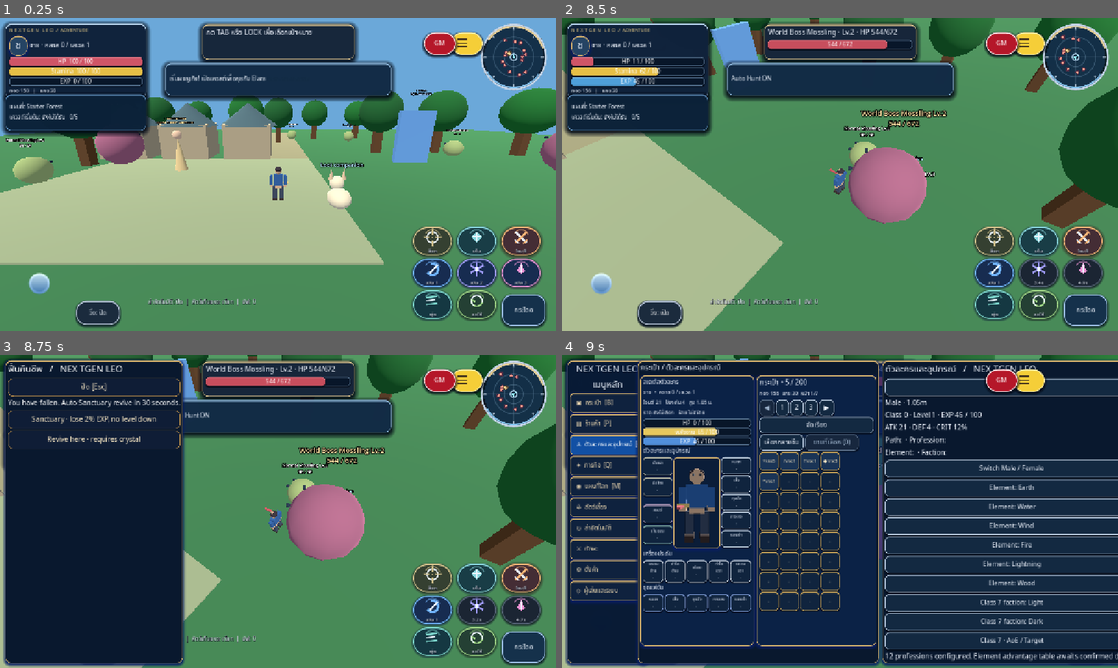
Above: before the commit, frames 1-4 (two rows, left to right).
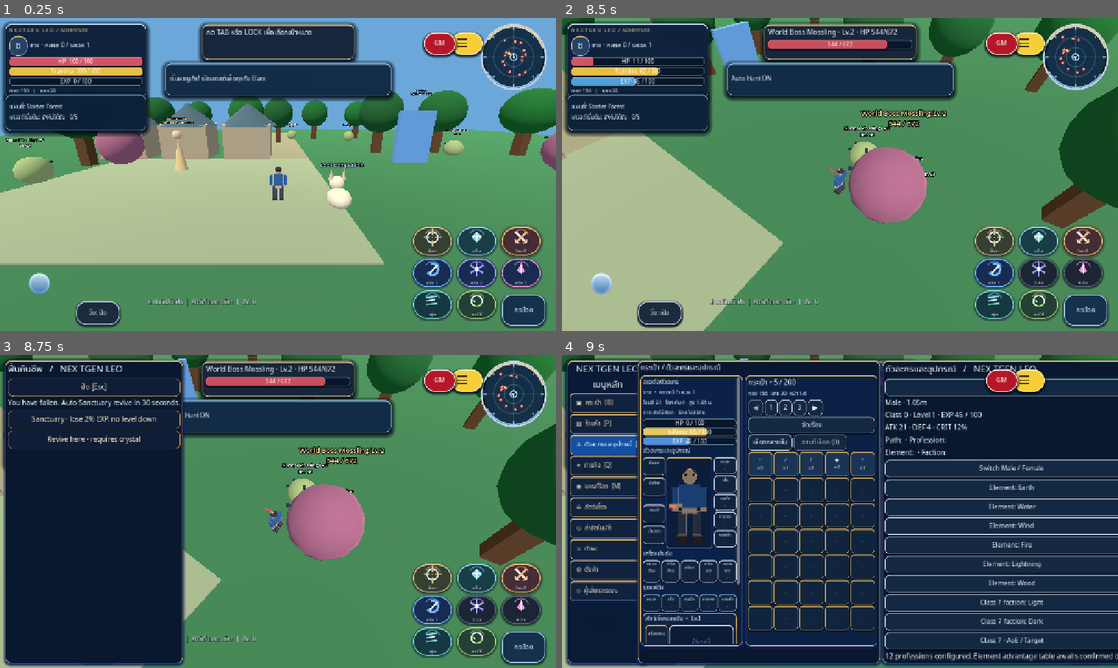
Above: after the commit, the same moments.

Repository: redfullmoon209-debug/NexTgenLeo
Game: Godot game, scene res://scenes/main.tscn
Two runs of this game, one before a commit and one after it. Both use one fixed random seed, a clock stepped at 60 frames per second and the inputs below.
Inputs (mouse positions are in pixels of both pictures, inside the frame that each line leads up to):
- Up to frame 1 (0.25 s): no input
- Up to frame 2 (8.5 s): click "กระโดด" at 0.5 s; tap Enter at 1.25 s; move the mouse to (962, 158) at 1.27 s; hold D 1.28-2 s; tap Tab at 1.35 s; click (962, 158) at 1.42 s; tap Space at 1.52, 4.52, 7.52 s; drag from (728, 190) to (812, 237) at 2.02 s; move the mouse to (895, 105) at 2.77 s; hold D 2.78-3.5 s; tap 1 at 2.85 s; click (895, 105) at 2.92 s; drag from (812, 237) to (673, 127) at 3.52 s; move the mouse to (1006, 221) at 4.27 s; hold A 4.28-5 s; tap 3 at 4.35 s; click (1006, 221) at 4.42 s; drag from (673, 127) to (756, 96) at 5.02 s; move the mouse to (867, 174) at 5.77 s; hold S 5.78-6.5 s; tap H at 5.85 s; click (867, 174) at 5.92 s; drag from (756, 96) to (728, 190) at 6.52 s; move the mouse to (962, 158) at 7.27 s; hold W 7.28-8 s; tap B at 7.35 s; click (962, 158) at 7.42 s; drag from (728, 190) to (812, 237) at 8.02 s
- Up to frame 3 (8.75 s): no input
- Up to frame 4 (9 s): move the mouse to (895, 442) at 8.77 s; hold S from 8.78 s (still down); tap C at 8.85 s; click (895, 442) at 8.92 s

Frames 1-3 are identical in both runs. In frame 4, 9.4% of the frame differs, in the area x 14-58%, y 1-100%.

Commit message:
Fit 200-slot paginated grid; add pet silhouette, live model preview and 6 independent pet equipment slots

Diff:
--- a/scripts/gameplay.gd
+++ b/scripts/gameplay.gd
@@ -62,6 +62,8 @@
 var bag_equipment_buttons: Array[Button] = []
 var bag_equipment_frame: HBoxContainer
 var bag_slot_regions: Dictionary = {}
+var pet_gear_buttons: Array[Button] = []
+var bag_pet_preview_frame: PanelContainer
 var bag_character_preview: SubViewportContainer
 var bag_preview_stage: Node3D
 var bag_preview_model: Node3D
@@ -1102,10 +1104,10 @@
 		target = -1
 		world.auto_destination = Vector3.INF
 
-func _pickup() -> void:
+func _pickup(radius: float = 4.0) -> void:
 	for i in range(drops.size() - 1, -1, -1):
 		var drop: Dictionary = drops[i]
-		if world.player.position.distance_to(drop.node.position) <= 4 and GameState.add_item(drop.id):
+		if world.player.position.distance_to(drop.node.position) <= radius and GameState.add_item(drop.id):
 			GameState.gold += int(drop.gold)
 			drop.node.queue_free()
 			drops.remove_at(i)
@@ -1178,7 +1180,7 @@
 		pet.position = pet.position.lerp(destination, delta * 3)
 		pet.position.y = 0.05 + sin(animation_time * 5) * 0.07
 		if GameState.hp > 0:
-			_pickup()
+			_pickup(GameState.pet_pickup_radius())
 	save_timer += delta
 	if save_timer > 10:
 		save_timer = 0
@@ -1658,6 +1660,7 @@
 		bag_bulk_selection.clear()
 	bag_equipment_buttons.clear()
 	bag_slot_regions.clear()
+	pet_gear_buttons.clear()
 	var portrait_bag := world.get_viewport().get_visible_rect().size.y > world.get_viewport().get_visible_rect().size.x
 	var wide := panel.size.x >= 550.0 and not portrait_bag
 	var panes: BoxContainer = HBoxContainer.new() if wide else VBoxContainer.new()
@@ -1759,7 +1762,9 @@
 	]:
 		_bag_equipment_slot(str(slot_def.id), str(slot_def.title), "fashion", fashion_row, Color("829fda"), 40.0)
 
-	# Red area: smaller inventory cells with independent vertical scrolling.
+	_build_bag_pet_section(character)
+
+	# Inventory page: fixed-size slots and numbered pages, no inner scrolling.
 	bag_inventory_panel = PanelContainer.new()
 	bag_inventory_panel.name = "InventoryRight"
 	bag_inventory_panel.set_meta("leo_fantasy_skin", true)
@@ -1777,10 +1782,13 @@
 	inventory_column.add_child(inventory_summary)
 	# No vertical scrolling inside the item grid. Screen capacity determines
 	# how many of the fixed 200 slots are visible per numbered page.
-	var grid_width: float = maxf(180.0, (panel.size.x - 300.0) if wide else (panel.size.x - 38.0))
-	var grid_columns: int = clampi(int(grid_width / 54.0), 3, 5 if portrait_bag else 6)
+	# Reserve character pane (230), frame padding and separation before
+	# sizing the right grid. The old estimate subtracted 300px and clipped cells.
+	var grid_width: float = maxf(180.0, (panel.size.x - 263.0) if wide else (panel.size.x - 28.0))
+	var grid_columns: int = clampi(int(grid_width / 52.0), 3, 5)
+	var slot_side: float = clampf(floorf((grid_width - float(grid_columns - 1) * 3.0) / float(grid_columns)), 40.0, 62.0)
 	var usable_height: float = maxf(140.0, panel.size.y - (235.0 if panel == bag_dock_panel else 269.0))
-	var grid_rows: int = clampi(int(usable_height / 54.0), 3, 12)
+	var grid_rows: int = clampi(int(usable_height / (slot_side + 3.0)), 3, 12)
 	bag_page_size = clampi(grid_columns * grid_rows, grid_columns * 3, 100)
 	bag_page_count = maxi(1, int(ceil(200.0 / float(bag_page_size))))
 	bag_page = clampi(bag_page, 0, bag_page_count - 1)
@@ -1822,6 +1830,7 @@
 	bag_slot_grid = GridContainer.new()
 	bag_slot_grid.name = "InventorySlots"
 	bag_slot_grid.columns = grid_columns
+	bag_slot_grid.size_flags_horizontal = Control.SIZE_EXPAND_FILL
 	bag_slot_grid.add_theme_constant_override("h_separation", 3)
 	bag_slot_grid.add_theme_constant_override("v_separation", 3)
 	inventory_column.add_child(bag_slot_grid)
@@ -1834,7 +1843,7 @@
 		if index < GameState.inventory.size():
 			var slot: Dictionary = GameState.inventory[index]
 			var item: Dictionary = GameState.balance.items.get(slot.id, {})
-			slot_text = "%s\\nx%d" % [str(item.get("icon", "◆")), int(slot.count)]
+			slot_text = "%s\nx%d" % [str(item.get("icon", "◆")), int(slot.count)]
 			item_tip = "%s ×%d" % [str(item.get("name", slot.id)), int(slot.count)]
 		if bag_bulk_mode and bag_bulk_selection.has(index):
 			slot_text = "✓ " + slot_text
@@ -1845,7 +1854,9 @@
 				_item_menu(index)
 		, bag_slot_grid)
 		button.name = "InventorySlot%d" % index
-		button.custom_minimum_size = Vector2(44, 43)
+		button.custom_minimum_size = Vector2(slot_side, slot_side)
+		button.size_flags_horizontal = Control.SIZE_EXPAND_FILL
+		button.clip_text = true
 		button.tooltip_text = item_tip
 		button.add_theme_font_size_override("font_size", 11)
 		button.set_meta("leo_fantasy_skin", true)
@@ -1856,6 +1867,139 @@
 	# below the grid, accessible by the outer menu's vertical scrolling.
 	if portrait_bag:
 		panes.move_child(bag_inventory_panel, 0)
+
+func _pet_accessory_slot(slot_id: String, caption: String, parent: Container, min_height: float = 47.0) -> void:
+	var equipped: Dictionary = GameState.pet_equipped.get(slot_id, {})
+	var item: Dictionary = GameState.balance.items.get(str(equipped.get("id", "")), {})
+	var filled: bool = not equipped.is_empty()
+	var text_value: String = caption + ("\n" + str(item.get("icon", "◆")) if filled else "\n·")
+	var button := _button(text_value, func(): _pet_accessory_clicked(slot_id), parent)
+	button.name = "PetEquip_" + slot_id
+	button.set_meta("pet_slot_id", slot_id)
+	button.set_meta("leo_fantasy_skin", true)
+	button.custom_minimum_size = Vector2(49.0, min_height)
+	button.size_flags_horizontal = Control.SIZE_EXPAND_FILL
+	button.clip_text = true
+	button.add_theme_font_size_override("font_size", 10)
+	button.add_theme_color_override("font_color", Color("dceaff") if not filled else Color("fce8a7"))
+	button.add_theme_stylebox_override("normal", _equipment_slot_style(Color("d0a65d"), filled))
+	button.add_theme_stylebox_override("hover", _equipment_slot_style(Color("f3d896"), true, true))
+	button.add_theme_stylebox_override("pressed", _equipment_slot_style(Color("ffffff"), true, true))
+	button.tooltip_text = ("%s: %s (แตะเพื่อถอด)" % [caption, str(item.get("name", ""))]) if filled else ("%s — แตะเพื่อสวมอุปกรณ์จากกระเป๋า" % caption)
+	pet_gear_buttons.append(button)
+
+func _pet_accessory_clicked(slot_id: String) -> void:
+	if GameState.pet_equipped.has(slot_id):
+		if GameState.unequip_pet_item(slot_id):
+			_save()
+			_refresh_bag_contents()
+		else:
+			_tell("กระเป๋าเต็ม ไม่สามารถถอดอุปกรณ์สัตว์เลี้ยงได้")
+		return
+	for index in range(GameState.inventory.size()):
+		var stack: Dictionary = GameState.inventory[index]
+		var definition: Dictionary = GameState.balance.items.get(str(stack.get("id", "")), {})
+		if str(definition.get("kind", "")) == "pet_equipment" and str(definition.get("slot", "")) == slot_id:
+			if GameState.equip_pet_item(index):
+				_save()
+				_refresh_bag_contents()
+			return
+	_tell("ยังไม่มี%sในกระเป๋า สามารถซื้อได้จากร้านค้า" % slot_id)
+
+func _build_bag_pet_preview(parent: PanelContainer) -> void:
+	# Do not show the default test animal as equipped. Empty slot = silhouette.
+	if not GameState.equipped.has("loot_pet") or not is_instance_valid(pet):
+		var shadow := Control.new()
+		shadow.name = "UnassignedPetSilhouette"
+		shadow.set_script(load("res://scripts/pet_silhouette.gd"))
+		shadow.custom_minimum_size = Vector2(130.0, 114.0)
+		shadow.size_flags_horizontal = Control.SIZE_EXPAND_FILL
+		shadow.size_flags_vertical = Control.SIZE_EXPAND_FILL
+		shadow.mouse_filter = Control.MOUSE_FILTER_IGNORE
+		parent.add_child(shadow)
+		return
+	# Actual preview uses a duplicate of the currently visible game pet mesh.
+	# This will also show artist-authored pet models when replacing that mesh.
+	var display := SubViewportContainer.new()
+	display.name = "EquippedPet3DPreview"
+	display.custom_minimum_size = Vector2(130.0, 114.0)
+	display.stretch = true
+	display.size_flags_horizontal = Control.SIZE_EXPAND_FILL
+	display.mouse_filter = Control.MOUSE_FILTER_IGNORE
+	parent.add_child(display)
+	var viewport := SubViewport.new()
+	viewport.size = Vector2i(190, 150)
+	viewport.own_world_3d = true
+	viewport.transparent_bg = true
+	viewport.render_target_update_mode = SubViewport.UPDATE_WHEN_VISIBLE
+	display.add_child(viewport)
+	var stage := Node3D.new()
+	viewport.add_child(stage)
+	var model: Node3D = pet.duplicate() as Node3D
+	model.name = "PreviewOfEquippedPet"
+	model.position = Vector3.ZERO
+	model.rotation = Vector3.ZERO
+	for child in model.get_children():
+		if child is Label3D:
+			child.visible = false
+	stage.add_child(model)
+	var light := DirectionalLight3D.new()
+	light.rotation_degrees = Vector3(-35, -30, 0)
+	light.light_energy = 2.4
+	stage.add_child(light)
+	var camera := Camera3D.new()
+	camera.position = Vector3(0, 1.18, -2.8)
+	stage.add_child(camera)
+	camera.look_at(Vector3(0, 0.62, 0), Vector3.UP)
+	camera.current = true
+
+func _build_bag_pet_section(parent: VBoxContainer) -> void:
+	var card := PanelContainer.new()
+	card.name = "PetEquipmentSection"
+	card.set_meta("leo_fantasy_skin", true)
+	card.add_theme_stylebox_override("panel", _silver_panel_style(9, Color("102442f8")))
+	card.size_flags_horizontal = Control.SIZE_EXPAND_FILL
+	parent.add_child(card)
+	var stack := VBoxContainer.new()
+	stack.add_theme_constant_override("separation", 2)
+	card.add_child(stack)
+	var has_pet: bool = GameState.equipped.has("loot_pet")
+	stack.add_child(_label("สัตว์เลี้ยงของฉัน  •  Lv.%d" % GameState.pet_level, 13))
+	var body := HBoxContainer.new()
+	body.add_theme_constant_override("separation", 3)
+	stack.add_child(body)
+	var side := VBoxContainer.new()
+	side.add_theme_constant_override("separation", 3)
+	side.custom_minimum_size.x = 50.0
+	body.add_child(side)
+	_pet_accessory_slot("pet_necklace", "สร้อยสัตว์", side, 54.0)
+	_pet_accessory_slot("pet_ring", "แหวนสัตว์", side, 54.0)
+	bag_pet_preview_frame = PanelContainer.new()
+	bag_pet_preview_frame.name = "EquippedPetPortrait"
+	bag_pet_preview_frame.custom_minimum_size = Vector2(130.0, 118.0)
+	bag_pet_preview_frame.size_flags_horizontal = Control.SIZE_EXPAND_FILL
+	bag_pet_preview_frame.add_theme_stylebox_override("panel", _silver_panel_style(8, Color("071930f7")))
+	body.add_child(bag_pet_preview_frame)
+	_build_bag_pet_preview(bag_pet_preview_frame)
+	var status: Label = _label("สัตว์เลี้ยงเก็บของ" if has_pet else "ยังไม่ได้สวมใส่สัตว์เลี้ยง", 10)
+	status.horizontal_alignment = HORIZONTAL_ALIGNMENT_CENTER
+	status.add_theme_color_override("font_color", Color("f9d48c") if has_pet else Color("9db7d2"))
+	stack.add_child(status)
+	var accessories := HBoxContainer.new()
+	accessories.name = "PetAccessoryRow"
+	accessories.add_theme_constant_override("separation", 2)
+	stack.add_child(accessories)
+	for spec in [
+		{"slot":"pet_collar", "caption":"ปลอกคอ"},
+		{"slot":"pet_armor", "caption":"เกราะสัตว์"},
+		{"slot":"pet_wings", "caption":"ปีกสัตว์"},
+		{"slot":"pet_charm", "caption":"เครื่องราง"}
+	]:
+		_pet_accessory_slot(str(spec.slot), str(spec.caption), accessories, 51.0)
+	var bonus: Dictionary = GameState.pet_bonus()
+	var bonus_text := _label("พลังสัตว์ +%d  ป้องกัน +%d  ระยะเก็บ +%.1f ม." % [int(bonus.power), int(bonus.defense), float(bonus.loot_radius)], 10)
+	bonus_text.add_theme_color_override("font_color", Color("b6d9ff"))
+	stack.add_child(bonus_text)
 
 func _set_bag_page(new_page: int) -> void:
 	bag_page = clampi(new_page, 0, bag_page_count - 1)
